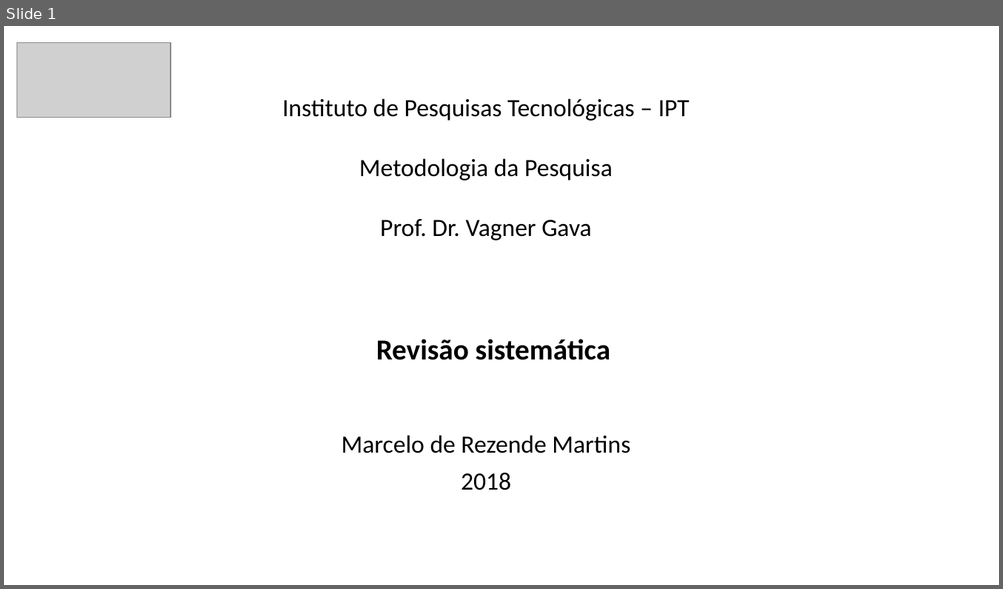
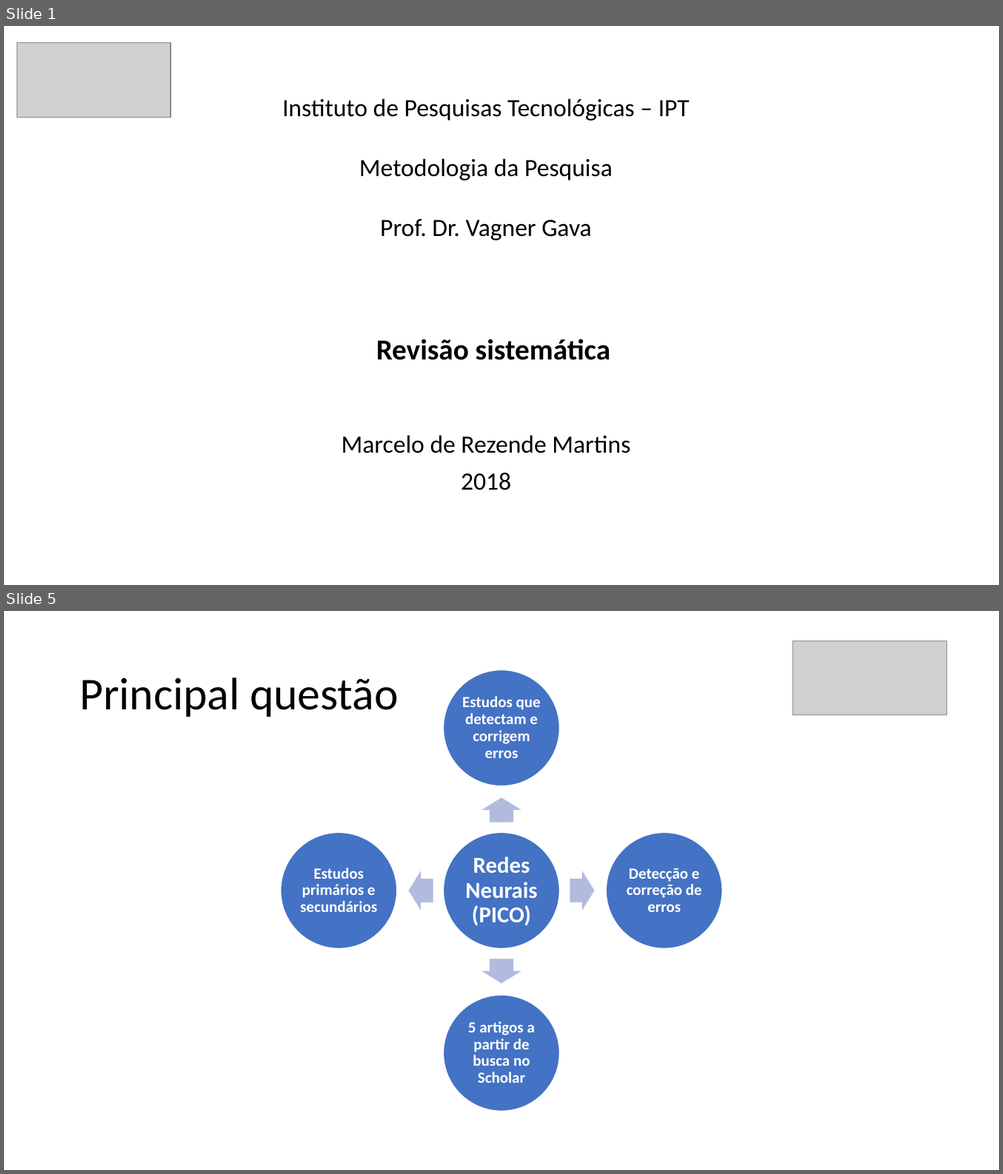
Before and after one commit to mrezende/mpq-discipline, a slide deck: exercise5/presentation/Apresentacao.pptx. Shown one above the other, each under a label of ours: slide 1 before the commit, slides 1 and 5 after it; the slides between them are not shown. The pictures are 1003x589 and 1003x1174 pixels, drawn with LibreOffice and Linux fonts; fonts in the diff are those of the drawing; grey boxes stand for pictures. Boxes give left, top, right and bottom in pixels: in the first picture for what was removed or moved away, otherwise in the second. Text is boxed around its words. In the diff, an @@ line names an element or a change of style, - is before the commit and + after.

```diff
--- a/exercise5/presentation/Apresentacao.pptx
+++ b/exercise5/presentation/Apresentacao.pptx
@@ slide 5 added at [4,611,999,1170], background #FFFFFF @@
@@ picture added at [793,641,946,715] @@
@@ title added at [79,678,398,717], 44 pt, text #000000 @@
+Principal questão
@@ group added at [281,670,723,1112]: 5 ellipses, 5 texts, 4 right arrows @@
+Redes Neurais (PICO)
+Estudos que detectam e corrigem erros
+Detecção e correção de erros
+5 artigos a partir de busca no Scholar
+Estudos primários e secundários
```
Also in this commit, not shown: 6 slides changed, 4 other slides added, 2 slides removed, 1 other file.
